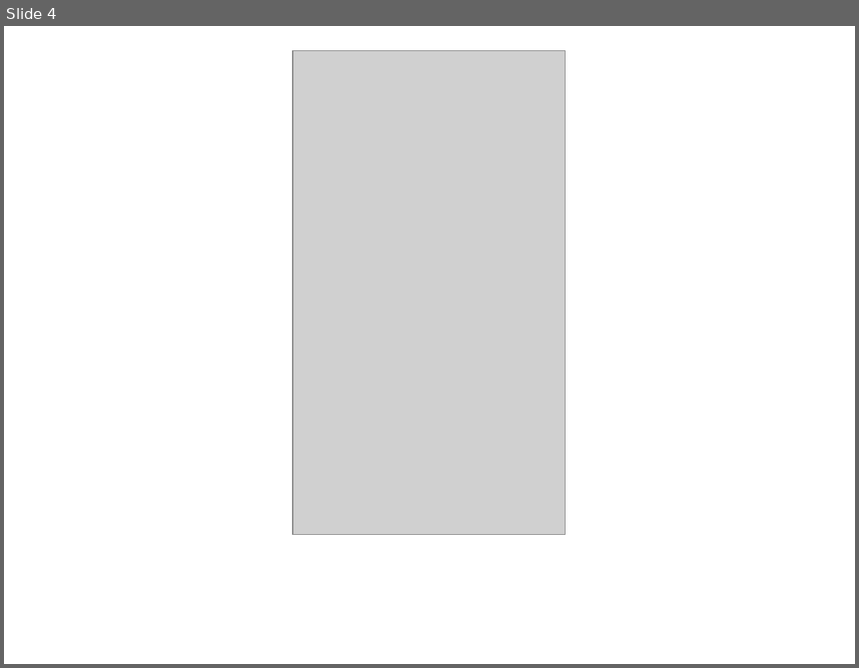
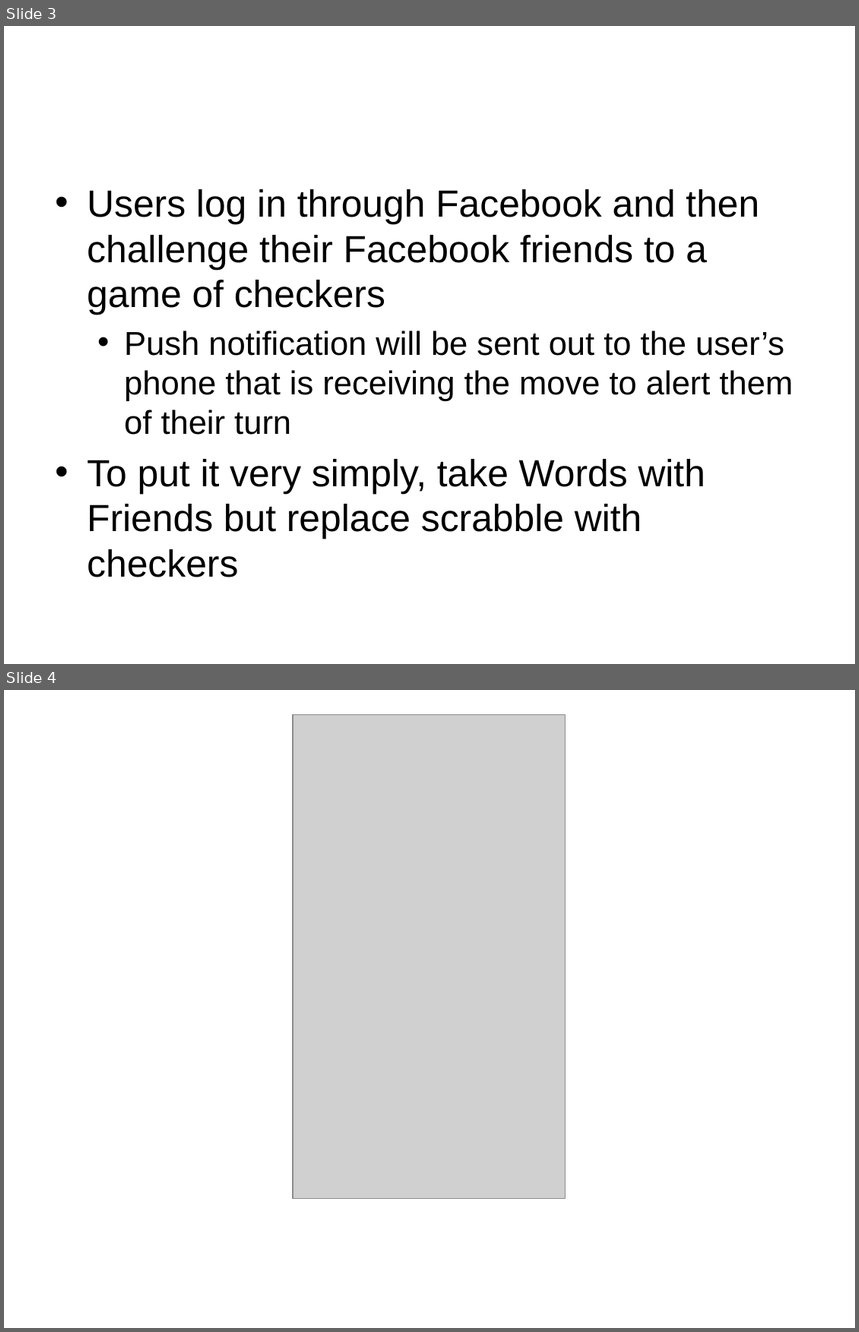
Before and after one commit to charlesmadere/ClassyGames, a slide deck: documents/PresentationConcept.pptx. Shown one above the other, each under a label of ours: slide 4 before the commit, slides 3 and 4 after it. The pictures are 859x668 and 859x1332 pixels, drawn with LibreOffice and Linux fonts; fonts in the diff are those of the drawing; grey boxes stand for pictures; background and template pictures are left out. Boxes give left, top, right and bottom in pixels: in the first picture for what was removed or moved away, otherwise in the second. Text is boxed around its words. In the diff, an @@ line names an element or a change of style, - is before the commit and + after.

```diff
--- a/documents/PresentationConcept.pptx
+++ b/documents/PresentationConcept.pptx
@@ slide 3 added at box(4, 26, 855, 664), background picture (left out) @@
@@ text added at box(87, 189, 794, 578), 32 pt, text #000000 @@
+• Users log in through Facebook and then challenge their Facebook friends to a game of checkers
+  • Push notification will be sent out to the user’s phone that is receiving the move to alert them of their turn
+• To put it very simply, take Words with Friends but replace scrabble with checkers
```
Also in this commit, not shown: 1 slide removed, 22 other files.
